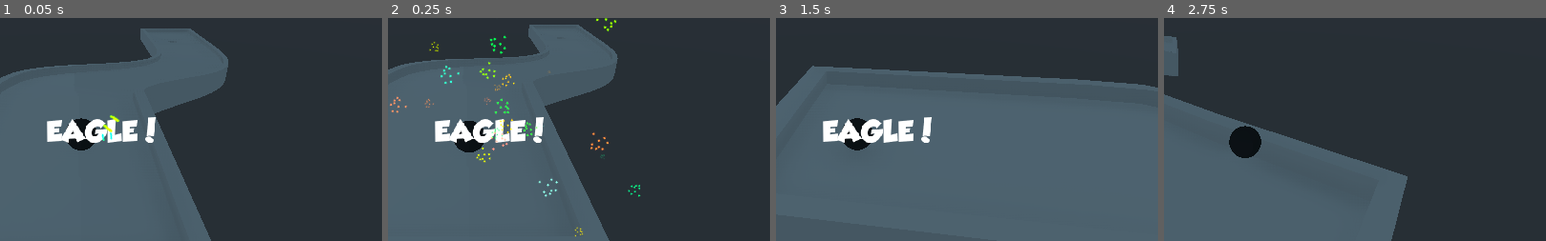
Above: before the commit, frames 1-4 (left to right).
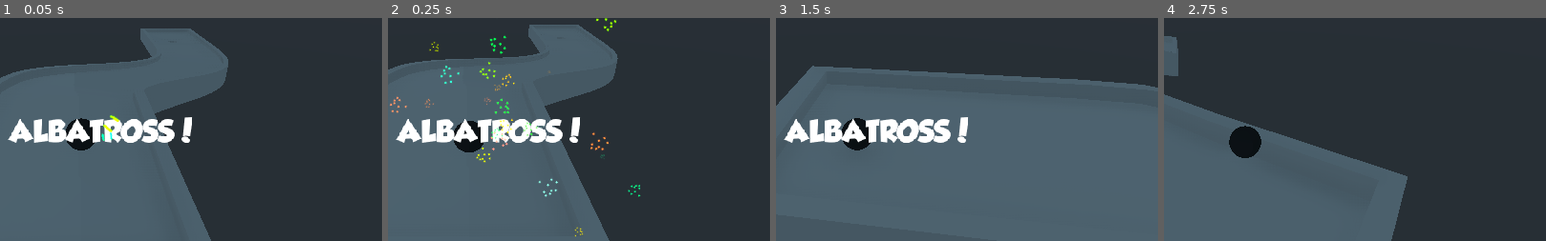
Above: after the commit, the same moments.

Repository: SlashScreen/golf
Game: Godot game, scene res://Levels/test_level.tscn
The game is run twice, just before and just after one commit, with the same random seed, the same clock (stepped at 60 frames per second) and the same inputs.
Inputs (mouse positions are % of the whole screen's width and height, from its top left):
- Up to frame 1 (0.05 s): no input
- Up to frame 2 (0.25 s): no input
- Up to frame 3 (1.5 s): move the mouse to (72, 45) at 0.52 s; hold D 0.53-1.28 s; click (72, 45) at 0.67 s; move the mouse to (30, 55) at 1.27 s; hold A from 1.28 s (still down)
- Up to frame 4 (2.75 s): move the mouse to (60, 28) at 2.02 s; release A at 2.03 s; hold D from 2.03 s (still down)
The pictures show only the part of the screen within x 39-89%, y 24-74%; the shares and areas given below are measured in that part.

The runs differ from the first frame. In frame 1, 2.8% of the frame differs, in the area x 2-51%, y 44-56%; in frame 2, 2.8%; in frame 3, 2.8%; in frame 4, nothing differs.

Commit message:
Made match statement, fived the whole, Arrow situation. Turns out I had flipped 2 arguments.

Diff:
--- a/Scripts/Arrow.gd
+++ b/Scripts/Arrow.gd
@@ -16,7 +16,7 @@
 		var mouse = get_viewport().get_mouse_position() #event position
 		var from = cam.project_ray_origin(mouse) #get origin
 		var to = from + cam.project_ray_normal(mouse) * ray_length #get ray end
-		var result = space_state.intersect_ray(to,from) #cast
+		var result = space_state.intersect_ray(from,to) #cast
 		#if mouse something
 		if result.has('position'):
 			#calculate mathy things
--- a/Scripts/HUD.gd
+++ b/Scripts/HUD.gd
@@ -20,21 +20,28 @@
 	var rel = cplayer.par - cplayer.stroke #rel = relationship
 	if cplayer.stroke == 1:
 		text = "Hole in One!"
-	#I know this is quite unsightly BUT there are no switch statements...
-	elif rel < -3:
-		text = "Too Bad!"
-	elif rel == -3:
-		text = "Triple Bogey!"
-	elif rel == -2:
-		text = "Double Bogey!"
-	elif rel == -1:
-		text = "Bogey!"
-	elif rel == 0:
-		text = "Par!"
-	elif rel == 1:
-		text = "Birdie!"
-	elif rel >= 2:
-		text = "Eagle!"
+	else:
+		match int(rel):
+			-4:
+				text = "Too Bad!"
+			-3:
+				text = "Triple Bogey!"
+			-2:
+				text = "Double Bogey!"
+			-1:
+				text = "Bogey!"
+			0:
+				text = "Par!"
+			1:
+				text = "Birdie!"
+			2:
+				text = "Eagle!"
+			3:
+				text = "Albatross!"
+			4:
+				text = "Condor!"
+			_:
+				text = "Finished!"
 	get_node("Victory").set_text(text)
 
 func _clear():
